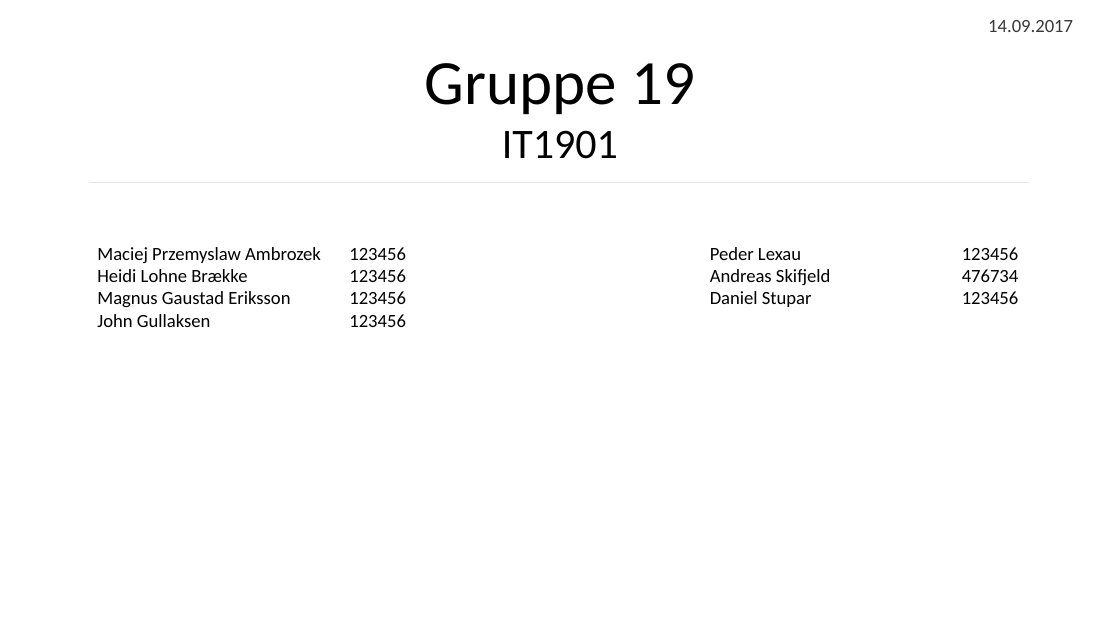
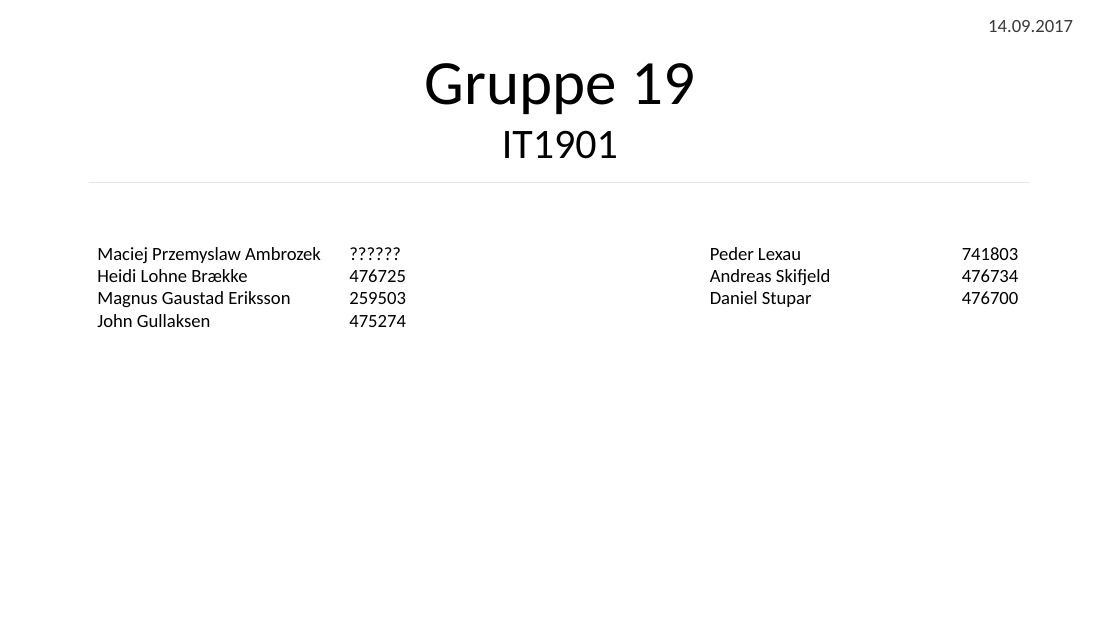
Before and after one commit to andreasski/IT1901, a slide deck: slide 1 of Documentation/Presentation.pptx. Drawn at 1120x630 pixels with LibreOffice and Linux fonts; fonts in the diff are those of the drawing. Boxes give left, top, right and bottom in pixels: in the first picture for what was removed or moved away, otherwise in the second. Text is boxed around its words. In the diff, an @@ line names an element or a change of style, - is before the commit and + after.

Commit message:
Updated presentation

```diff
--- a/Documentation/Presentation.pptx
+++ b/Documentation/Presentation.pptx
@@ text at (97, 247, 406, 327): text changed @@
-Maciej Przemyslaw Ambrozek 123456
-Heidi Lohne Brække 123456
-Magnus Gaustad Eriksson 123456
-John Gullaksen 123456
+Maciej Przemyslaw Ambrozek ??????
+Heidi Lohne Brække 476725
+Magnus Gaustad Eriksson 259503
+John Gullaksen 475274
@@ text at (710, 291, 1019, 307): text changed @@
-Daniel Stupar 123456
+Daniel Stupar 476700
```
Also in this commit, not shown: 1 other slide changed.
